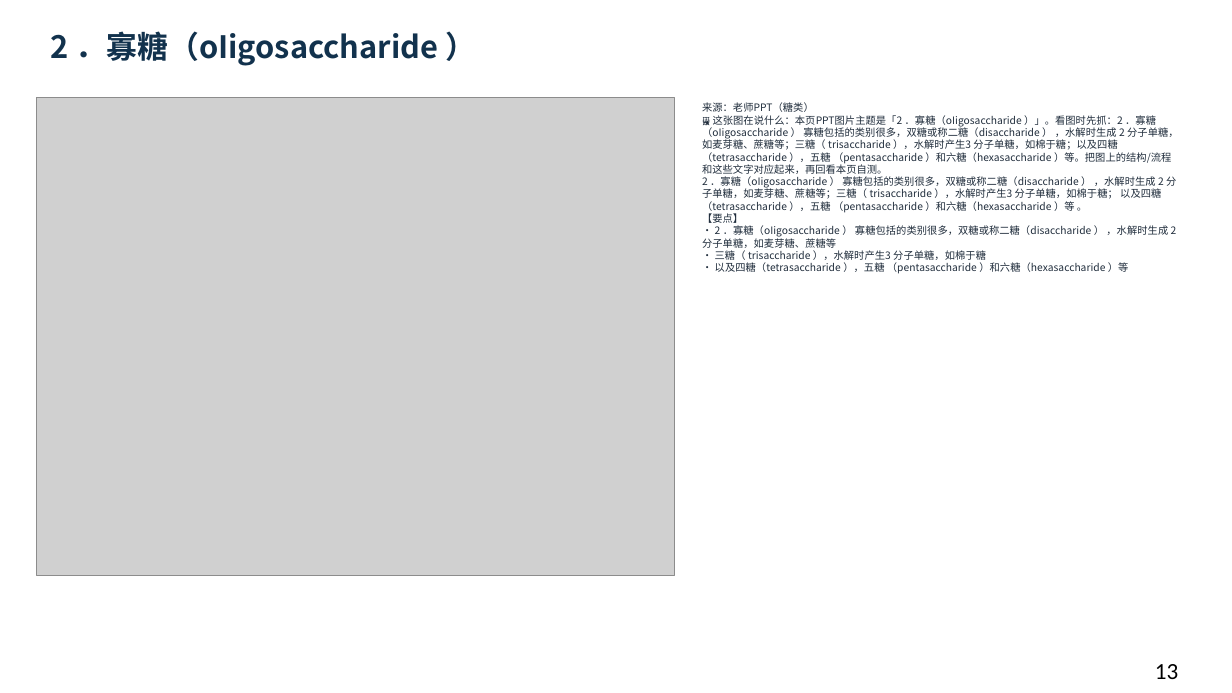
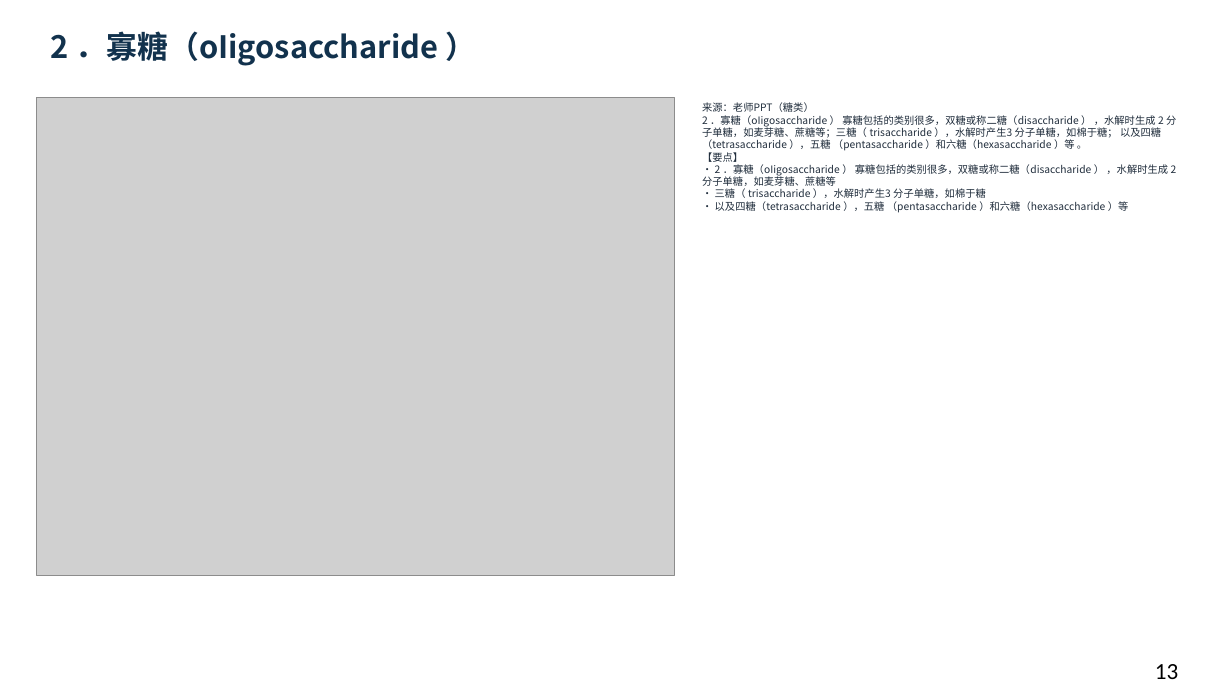
Before and after one commit to newkan-li/Biochemistry, a slide deck: slide 13 of downloads/bc09-ai-style.pptx. Drawn at 1232x693 pixels with LibreOffice and Linux fonts; fonts in the diff are those of the drawing; grey boxes stand for pictures. Boxes give left, top, right and bottom in pixels: in the first picture for what was removed or moved away, otherwise in the second. Text is boxed around its words. In the diff, an @@ line names an element or a change of style, - is before the commit and + after.

```diff
--- a/downloads/bc09-ai-style.pptx
+++ b/downloads/bc09-ai-style.pptx
@@ text at (702, 102, 1177, 213): text changed @@
-来源：老师PPT（糖类）
-🖼 这张图在说什么：本页PPT图片主题是「2 ．寡糖（oIigosaccharide ）」。看图时先抓：2 ．寡糖（oIigosaccharide ） 寡糖包括的类别很多，双糖或称二糖（disaccharide ） ，水解时生成 2 分子单糖，如麦芽糖、蔗糖等；三糖（ trisaccharide ），水解时产生3 分子单糖，如棉于糖；以及四糖（tetrasaccharide ），五糖 （pentasaccharide ）和六糖（hexasaccharide ）等。把图上的结构/流程和这些文字对应起来，再回看本页自测。
-2 ．寡糖（oIigosaccharide ） 寡糖包括的类别很多，双糖或称二糖（disaccharide ） ，水解时生成 2 分子单糖，如麦芽糖、蔗糖等；三糖（ trisaccharide ），水解时产生3 分子单糖，如棉于糖； 以及四糖（tetrasaccharide ），五糖 （pentasaccharide ）和六糖（hexasaccharide ）等 。
-【要点】
-• 2 ．寡糖（oIigosaccharide ） 寡糖包括的类别很多，双糖或称二糖（disaccharide ） ，水解时生成 2 分子单糖，如麦芽糖、蔗糖等
-• 三糖（ trisaccharide ），水解时产生3 分子单糖，如棉于糖
-• 以及四糖（tetrasaccharide ），五糖 （pentasaccharide ）和六糖（hexasaccharide ）等
+来源：老师PPT（糖类）
+2 ．寡糖（oIigosaccharide ） 寡糖包括的类别很多，双糖或称二糖（disaccharide ） ，水解时生成 2 分子单糖，如麦芽糖、蔗糖等；三糖（ trisaccharide ），水解时产生3 分子单糖，如棉于糖； 以及四糖（tetrasaccharide ），五糖 （pentasaccharide ）和六糖（hexasaccharide ）等 。
+【要点】
+• 2 ．寡糖（oIigosaccharide ） 寡糖包括的类别很多，双糖或称二糖（disaccharide ） ，水解时生成 2 分子单糖，如麦芽糖、蔗糖等
+• 三糖（ trisaccharide ），水解时产生3 分子单糖，如棉于糖
+• 以及四糖（tetrasaccharide ），五糖 （pentasaccharide ）和六糖（hexasaccharide ）等
```
Also in this commit, not shown: 56 other slides changed, 20 other files.
